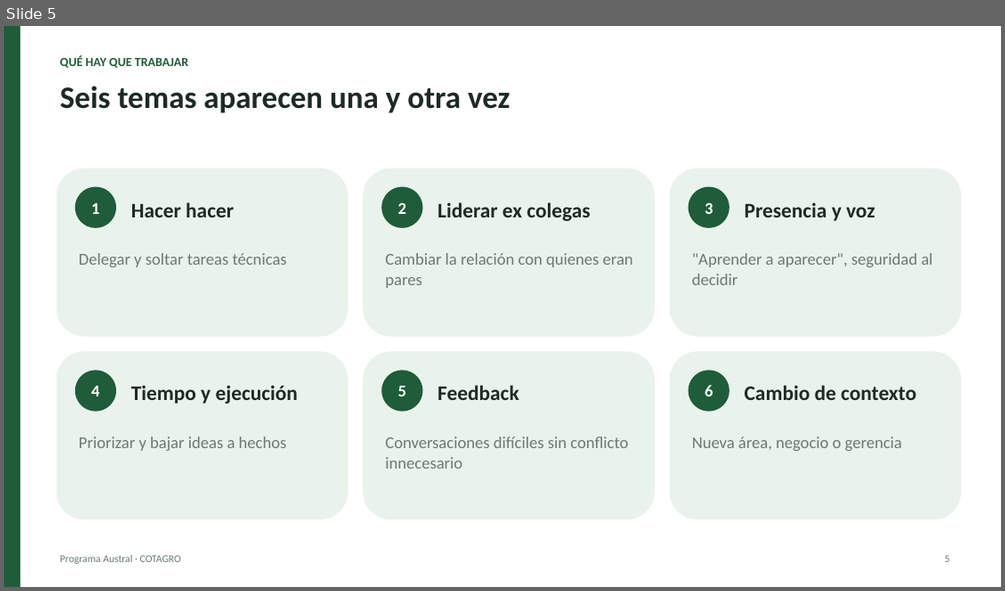
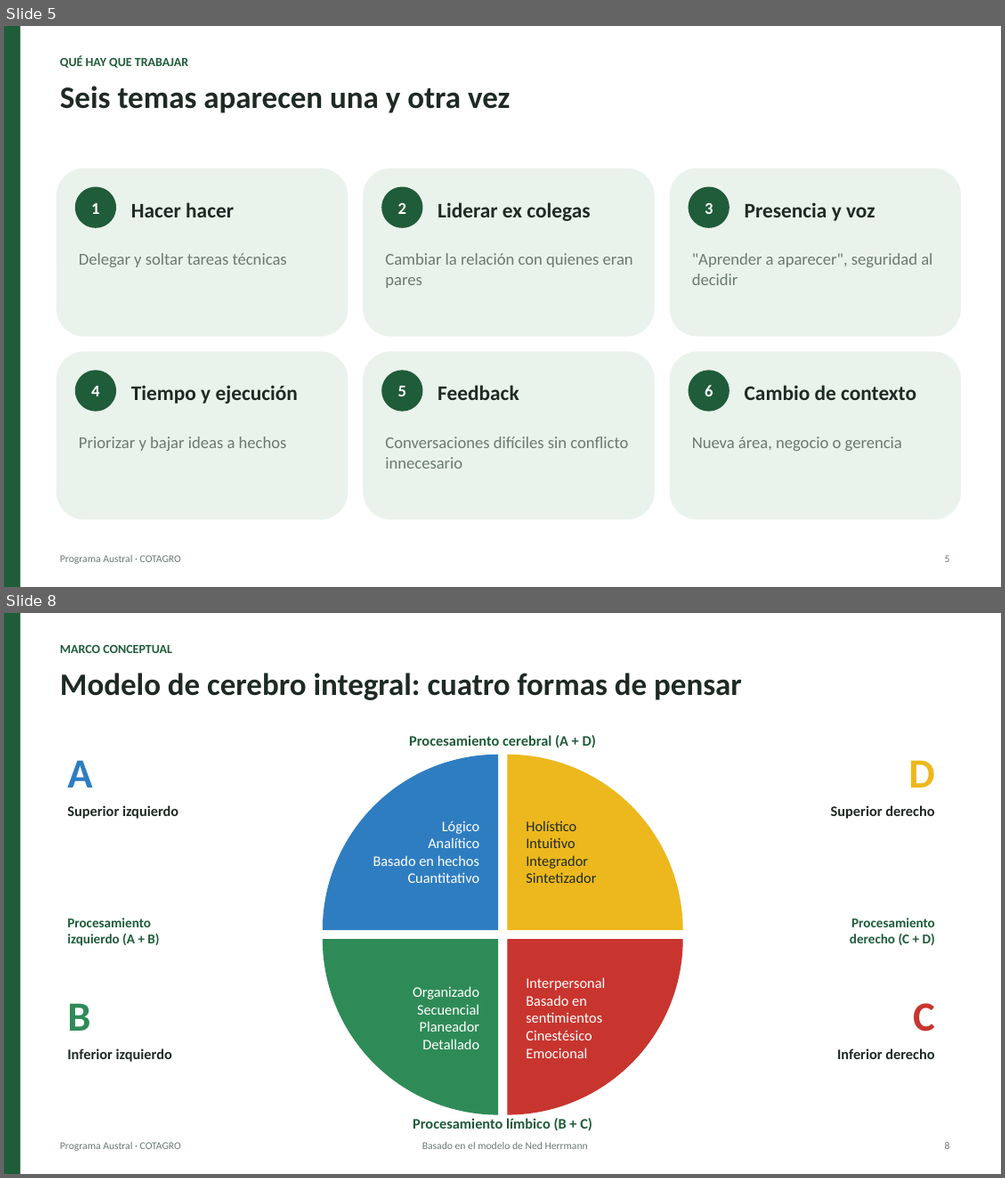
Before and after one commit to ferpreu-ai/49981083, a slide deck: Presentacion_Programa_Austral.pptx. Shown one above the other, each under a label of ours: slide 5 before the commit, slides 5 and 8 after it; the slides between them are not shown. The pictures are 1005x591 and 1005x1178 pixels, drawn with LibreOffice and Linux fonts; fonts in the diff are those of the drawing. Boxes give left, top, right and bottom in pixels: in the first picture for what was removed or moved away, otherwise in the second. Text is boxed around its words. In the diff, an @@ line names an element or a change of style, - is before the commit and + after.

```diff
--- a/Presentacion_Programa_Austral.pptx
+++ b/Presentacion_Programa_Austral.pptx
@@ slide 8 added at box(4, 613, 1001, 1174), background #FFFFFF @@
@@ rectangle added at box(4, 613, 20, 1174), fill #1F5C3A @@
@@ text added at box(60, 645, 172, 653), 12 pt, text #1F5C3A, bold @@
+MARCO CONCEPTUAL
@@ text added at box(60, 673, 742, 700), 30 pt, text #1E2A24, bold @@
+Modelo de cerebro integral: cuatro formas de pensar
@@ text added at box(409, 735, 596, 748), 14 pt, text #1F5C3A, bold @@
+Procesamiento cerebral (A + D)
@@ text added at box(67, 760, 92, 787), 40 pt, text #2F7DC1, bold @@
+A
@@ pie slice (boxed as its full ellipse) added at box(323, 755, 674, 1106), fill #2F7DC1 @@
@@ pie slice (boxed as its full ellipse) added at box(323, 763, 674, 1115), fill #2E8B57 @@
@@ pie slice (boxed as its full ellipse) added at box(332, 755, 683, 1106), fill #EDB81D @@
@@ pie slice (boxed as its full ellipse) added at box(332, 763, 683, 1115), fill #C8352F @@
@@ text added at box(908, 760, 934, 787), 40 pt, text #EDB81D, bold @@
+D
@@ text added at box(67, 805, 178, 819), 14 pt, text #1E2A24, bold @@
+Superior izquierdo
@@ text added at box(373, 821, 480, 883), 14 pt, text #FFFFFF @@
+Lógico
+Analítico
+Basado en hechos
+Cuantitativo
@@ text added at box(526, 820, 596, 883), 14 pt, text #1E2A24 @@
+Holístico
+Intuitivo
+Integrador
+Sintetizador
@@ text added at box(831, 805, 934, 819), 14 pt, text #1E2A24, bold @@
+Superior derecho
@@ text added at box(67, 917, 159, 946), 13 pt, text #1F5C3A, bold @@
+Procesamiento
+izquierdo (A + B)
@@ text added at box(850, 917, 935, 945), 13 pt, text #1F5C3A, bold @@
+Procesamiento
+derecho (C + D)
@@ text added at box(413, 986, 479, 1049), 14 pt, text #FFFFFF @@
+Organizado
+Secuencial
+Planeador
+Detallado
@@ text added at box(526, 977, 605, 1058), 14 pt, text #FFFFFF @@
+Interpersonal
+Basado en sentimientos
+Cinestésico
+Emocional
@@ text added at box(67, 1003, 90, 1030), 40 pt, text #2E8B57, bold @@
+B
@@ text added at box(913, 1003, 935, 1031), 40 pt, text #C8352F, bold @@
+C
@@ text added at box(67, 1048, 172, 1062), 14 pt, text #1E2A24, bold @@
+Inferior izquierdo
@@ text added at box(837, 1048, 934, 1059), 14 pt, text #1E2A24, bold @@
+Inferior derecho
@@ text added at box(413, 1118, 592, 1131), 14 pt, text #1F5C3A, bold @@
+Procesamiento límbico (B + C)
@@ text added at box(60, 1142, 181, 1151), 10 pt, text #6B7A72 @@
+Programa Austral · COTAGRO
@@ text added at box(422, 1142, 588, 1149), 10 pt, text #6B7A72 @@
+Basado en el modelo de Ned Herrmann
@@ text added at box(945, 1142, 950, 1149), 10 pt, text #6B7A72 @@
+8
```
Also in this commit, not shown: 5 slides changed, 1 other slide added.
